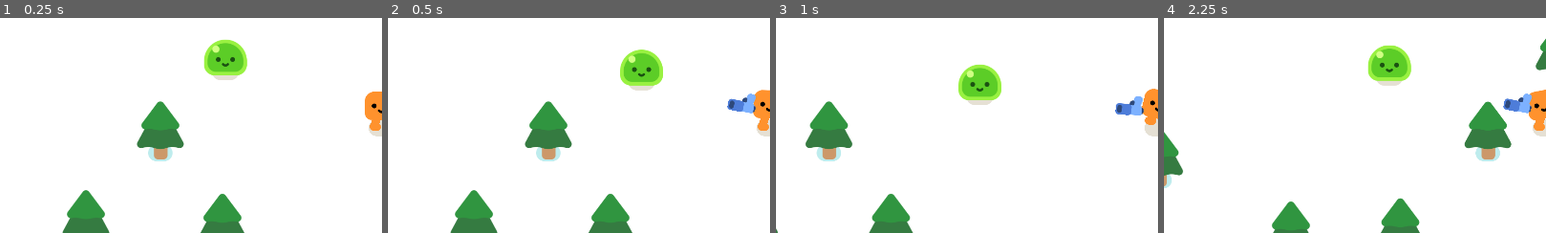
Above: before the commit, frames 1-4 (left to right).
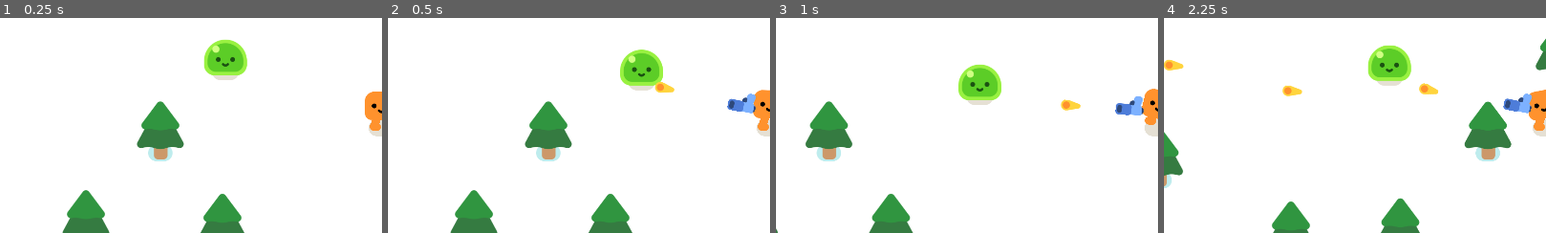
Above: after the commit, the same moments.

Repository: ra1nns/rogue-like-game-Noell-
Game: Godot game, scene res://rogue_game.tscn
The game is run twice, just before and just after one commit, with the same random seed, the same clock (stepped at 60 frames per second) and the same inputs.
Inputs:
- Up to frame 1 (0.25 s): no input
- Up to frame 2 (0.5 s): no input
- Up to frame 3 (1 s): hold D (move_right) from 0.53 s (still down)
- Up to frame 4 (2.25 s): release D (move_right) at 1.28 s; hold S (move_down) 1.28-2.03 s; hold D (move_right) from 2.03 s (still down)
The pictures show only the part of the screen within x 0-50%, y 24-74%; the shares and areas given below are measured in that part.

Frame 1 is identical in both runs. In frame 2, 0.2% of the frame differs, in the area x 69-75%, y 29-36%; in frame 3, 0.2%; in frame 4, 0.6%, in the area x 0-72%, y 19-37%.

Commit message:
Gun and bullet update
Bullets now no longer flies everywhere when you shoot

set a timer on how fast the weapon shoots

Diff:
--- a/bullet.tscn
+++ b/bullet.tscn
@@ -7,6 +7,7 @@
 radius = 16.0312
 
 [node name="Bullet" type="Area2D"]
+top_level = true
 collision_layer = 0
 collision_mask = 3
 script = ExtResource("1_fylbe")
--- a/gun.gd
+++ b/gun.gd
@@ -5,3 +5,14 @@
 	if enemies_in_range.size() > 0:
 		var target_enemy = enemies_in_range.front()
 		look_at(target_enemy.global_position)
+
+func shoot():
+	const  BULLET = preload("res://bullet.tscn")
+	var new_bullet = BULLET.instantiate()
+	new_bullet.global_position = %ShootingPoint.global_position
+	new_bullet.global_rotation = %ShootingPoint.global_rotation
+	%ShootingPoint.add_child(new_bullet)
+
+
+func _on_timer_timeout():
+	shoot()
--- a/gun.tscn
+++ b/gun.tscn
@@ -21,4 +21,11 @@
 texture = ExtResource("1_8a063")
 
 [node name="ShootingPoint" type="Marker2D" parent="WeaponPivot/Pistol"]
+unique_name_in_owner = true
 position = Vector2(26, -11)
+
+[node name="Timer" type="Timer" parent="."]
+wait_time = 0.3
+autostart = true
+
+[connection signal="timeout" from="Timer" to="." method="_on_timer_timeout"]
